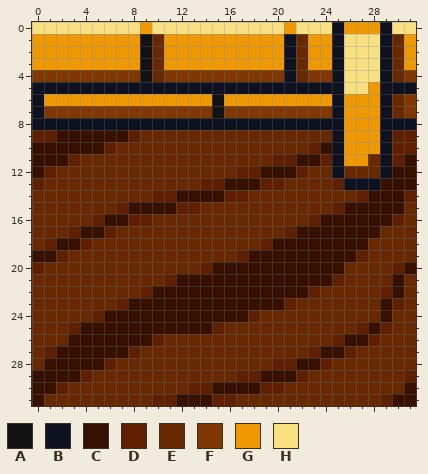
Edited in one commit: pixel-art file (Assets/wood_stage_tiles.aseprite). The picture above was drawn from the file before the commit.
32x32 pixels, 1 frame. Colours within 5 levels of each other are drawn and written as one.
Palette (. is transparent): A #121212  B #0e111f  C #381000  D #602000  E #682800  F #803800  G #f09800  H #f8e080
Pixels before, first column x 0:
 0 HHHHHHHHHGHHHHHHHHHHHGHHHBGGGBHH
 1 GGGGGGGGGAEGGGGGGGGGGBEGGBHHHBEG
 2 GGGGGGGGGAEGGGGGGGGGGBEGGBHHHBEG
 3 GGGGGGGGGAEGGGGGGGGGGBEGGBHHHBEG
 4 FFFFFFFFFAEFFFFFFFFFFBEFFBHHHBEF
 5 BBBBBBBBBBBBBBBBBBBBBBBBBBHHGBBB
 6 BGGGGGGGGGGGGGGAGGGGGGGGGBGGGBEF
 7 BFFFFFFFFFFFFFFAFFFFFFFFFBGGGBEF
 8 BBBBBBBBBBBBBBBBBBBBBBBBBBGGGBBB
 9 DDCCCCCCDEEEEEEEEEEEEEEEEBGGGBDD
10 CCCCCCDEEEEEEEEEEEEEEEEDCBGGGBDD
11 CCCDEEEEEEEEEEEEEEEEDDCCDBGGEBDC
12 CDEEEEEEEEEEEEEEEDDCCCDEEBEEEBCC
13 DEEEEEEEEEEEEEDDCCCDDEEEEDBBBCCC
14 EEEEEEEEEEDDCCCCDDEEEEEEEEEDCCCD
15 EEEEEEEDCCCCDDEEEEEEEEEEEDCCCCCE
16 EEEEEDCCDDEEEEEEEEEEEEEDCCCCCCDE
17 EEEDCCDEEEEEEEEEEEEEEDCCCCCCCEEE
18 EDCCDEEEEEEEEEEEEEEDCCCCCCCCEEEE
19 CCDEEEEEEEEEEEEEEDCCCCCCCCCDEEEE
20 DEEEEEEEEEEEEEDCCCCCCCCCCCEEEEDC
21 EEEEEEEEEEEDCCCCCCCCCCCCCDEEEECE
22 EEEEEEEEEDCCCCCCCCCCCCCDEEEEEDCE
23 EEEEEEEDCCCCCCCCCCCCCDEEEEEEECDE
24 EEEEEDCCCCCCCCCCCCDEEEEEEEEEECEE
25 EEEDCCCCCCCCCCCDEEEEEEEEEEEDCDEE
26 EEECCCCCCCDEEEEEEEEEEEEEEDCCDEEE
27 EDCCCCCCDEEEEEEEEEEEEEEDCCDEEEEE
28 ECCCCCDEEEEEEEEEEEEEDDCCDEEEEEEE
29 CCCCDEEEEEEEEEEEEDDCCCDEEEEEEEED
30 CCDEEEEEEEEEEDDCCCCDDEEEEEEEEEEC
31 CEEEEEEEEEDDCCCDDEEEEEEEEEEEEDCC
The result:
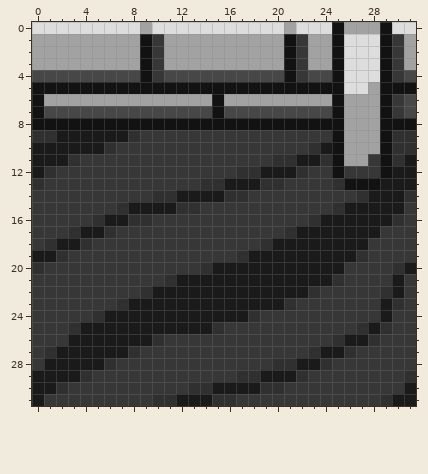
The author wrote: Wood Man tileset updated
The edit:
layer "FloorTiles/GroundTiles/Layer 1" now shown
layer "FloorTiles/GroundTiles/v1" now shown
layer "FloorTiles/GroundTiles/v2" now shown
layer "FloorTiles/GroundTiles/v3" now shown
layer "FloorTiles/GroundTiles/v4" now shown
layer "BW" now shown
colour C: #381000 -> #1a1a1a
colour D: #602000 -> #303030
colour E: #682800 -> #373737
colour F: #803800 -> #474747
colour G: #f09800 -> #a2a2a2
colour H: #f8e080 -> #dddddd
Layer "BW":
y 0: x 25 B -> A; x 29 B -> A
y 1..4: x 21 B -> A; x 25 B -> A; x 29 B -> A
y 5: x 0..25 BBBBBBBBBBBBBBBBBBBBBBBBBB -> AAAAAAAAAAAAAAAAAAAAAAAAAA; x 29..31 BBB -> AAA
y 6..7: x 0 B -> A; x 25 B -> A; x 29 B -> A
y 8: x 0..25 BBBBBBBBBBBBBBBBBBBBBBBBBB -> AAAAAAAAAAAAAAAAAAAAAAAAAA; x 29..31 BBB -> AAA
y 9..12: x 25 B -> A; x 29 B -> A
y 13: x 26..28 BBB -> AAA
